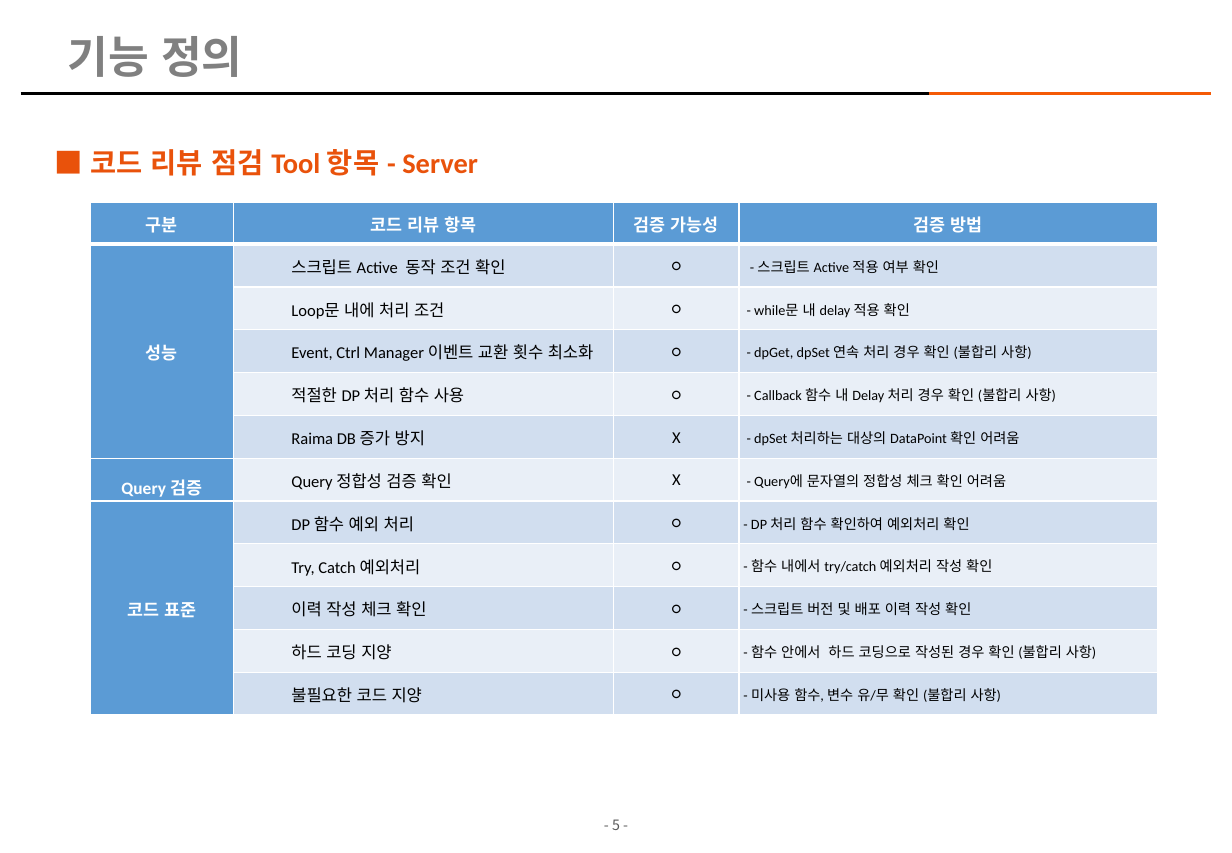
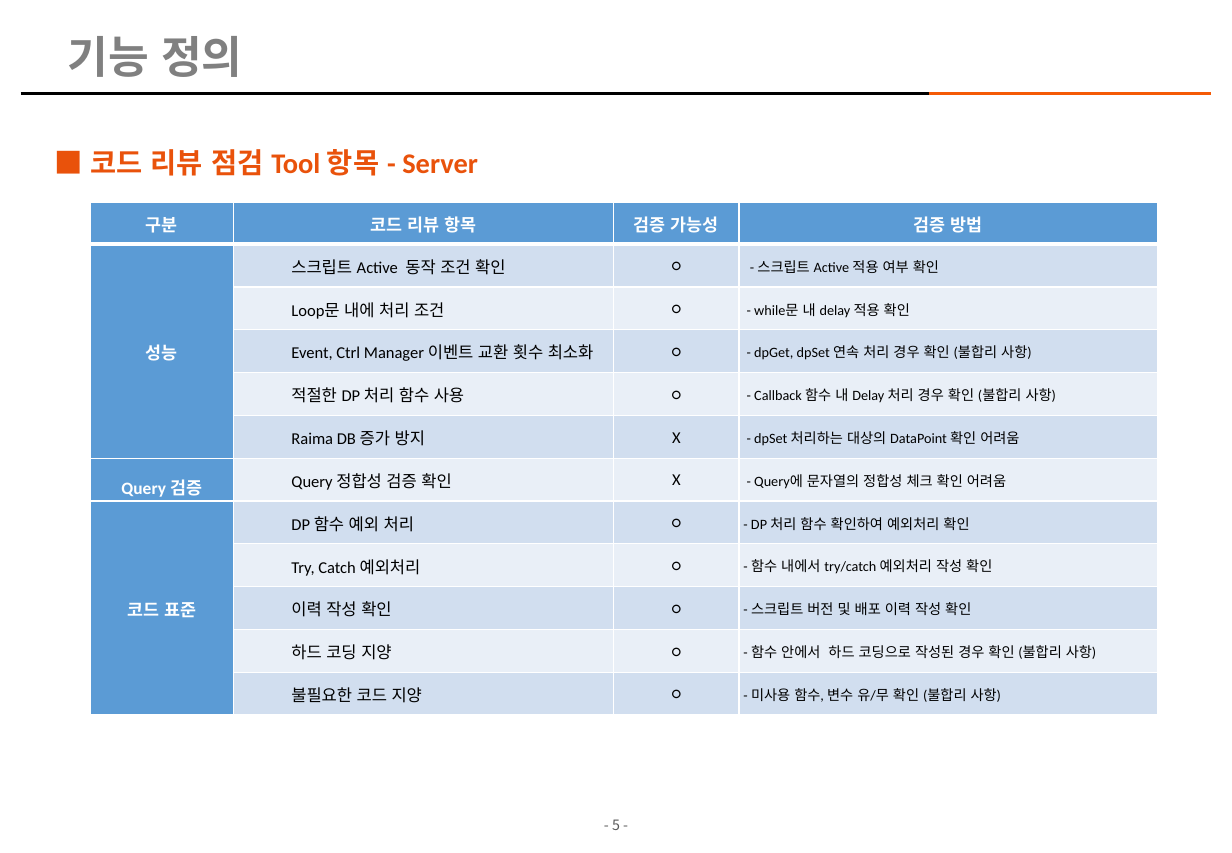
Before and after one commit to kimhopepa/PythonPjt, a slide deck: slide 5 of CodeReviewTool/doc/CodeReview_점검_Tool_개발계획서_rev08.pptx. Drawn at 1232x853 pixels with LibreOffice and Linux fonts; fonts in the diff are those of the drawing; background and template pictures are left out. Boxes give left, top, right and bottom in pixels: in the first picture for what was removed or moved away, otherwise in the second. Text is boxed around its words. In the diff, an @@ line names an element or a change of style, - is before the commit and + after.

```diff
--- a/CodeReviewTool/doc/CodeReview_점검_Tool_개발계획서_rev08.pptx
+++ b/CodeReviewTool/doc/CodeReview_점검_Tool_개발계획서_rev08.pptx
@@ table at [90,202,1157,716] @@
-row 10, column 2: 이력 작성 체크 확인
+row 10, column 2: 이력 작성 확인
```
Also in this commit, not shown: 4 other files.
